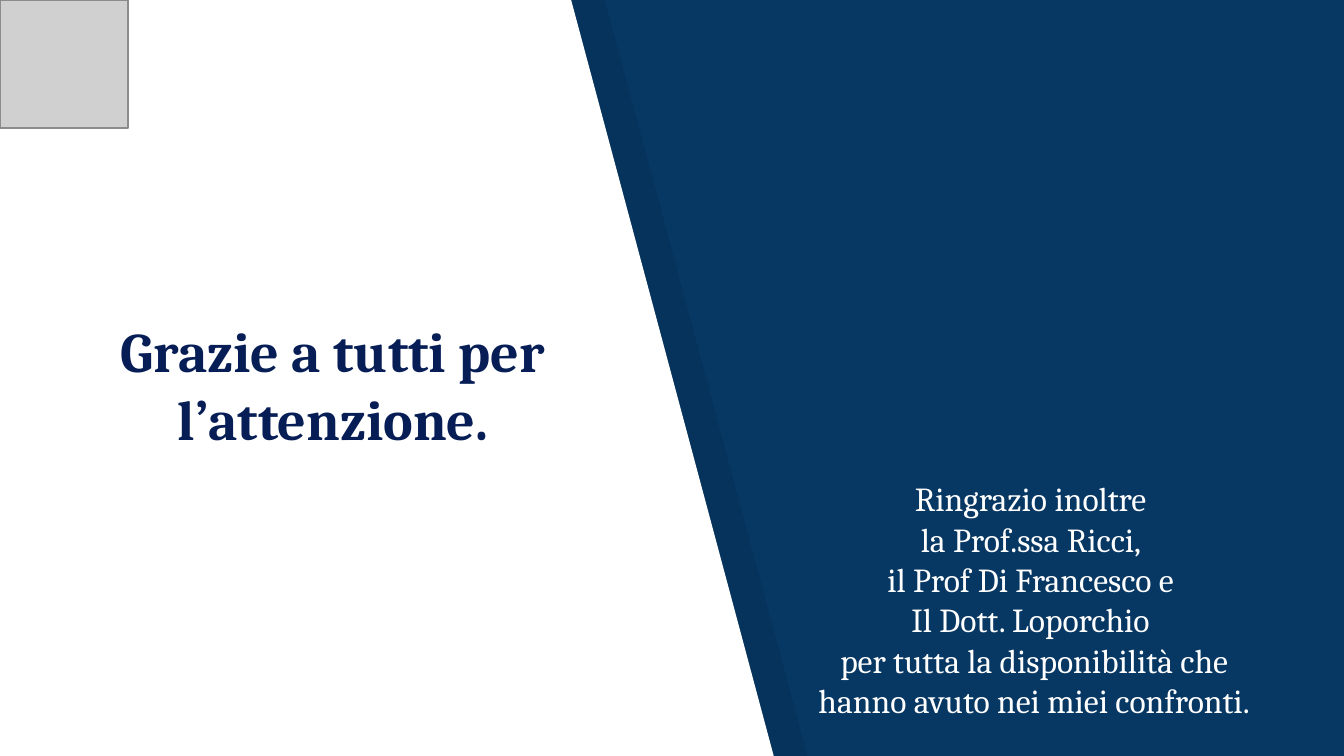
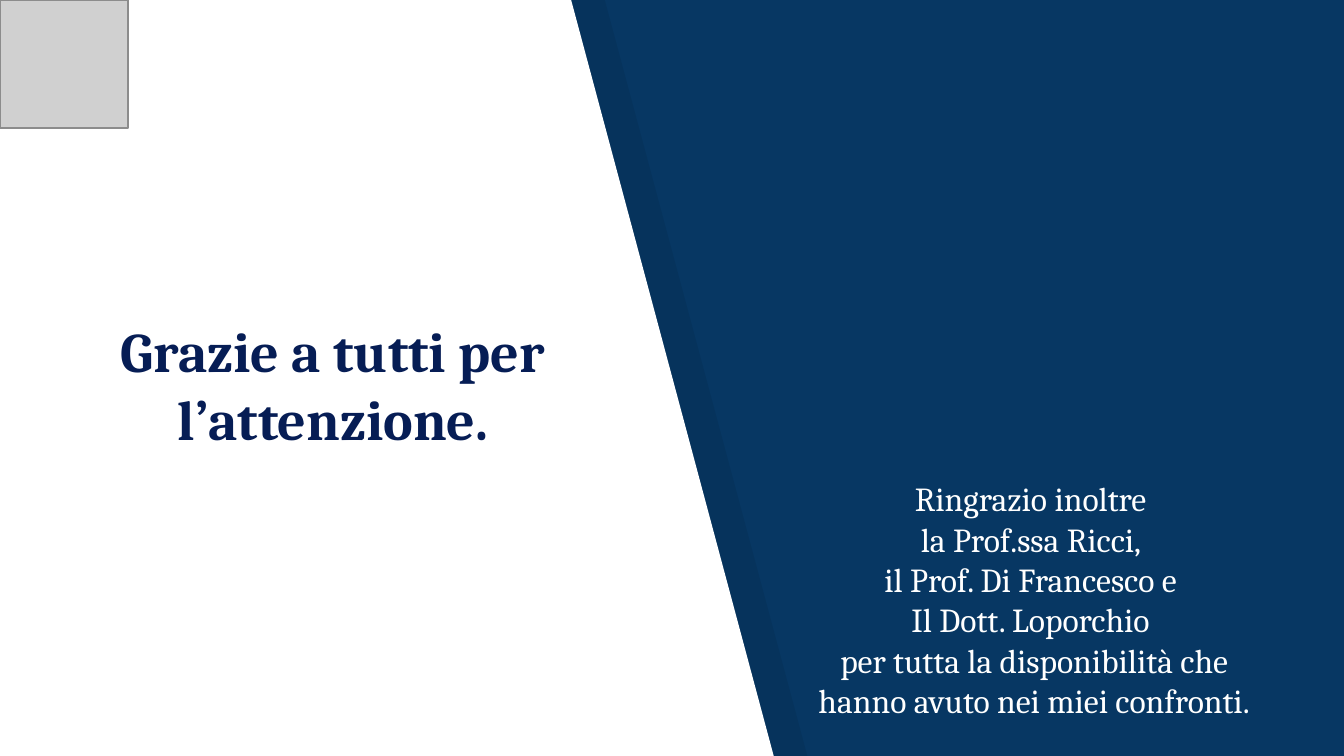
Before and after one commit to JacopoRaffi/Dust_Attack_Analysis, a slide deck: slide 21 of Dust Attack .pptx. Drawn at 1344x756 pixels with LibreOffice and Linux fonts; fonts in the diff are those of the drawing; grey boxes stand for pictures. Boxes give left, top, right and bottom in pixels: in the first picture for what was removed or moved away, otherwise in the second. Text is boxed around its words. In the diff, an @@ line names an element or a change of style, - is before the commit and + after.

```diff
--- a/Dust Attack .pptx
+++ b/Dust Attack .pptx
@@ text at <box>884,568,1177,593</box>: text changed @@
-il Prof Di Francesco e
+il Prof. Di Francesco e
```
Also in this commit, not shown: 1 other slide changed, 1 other file.
